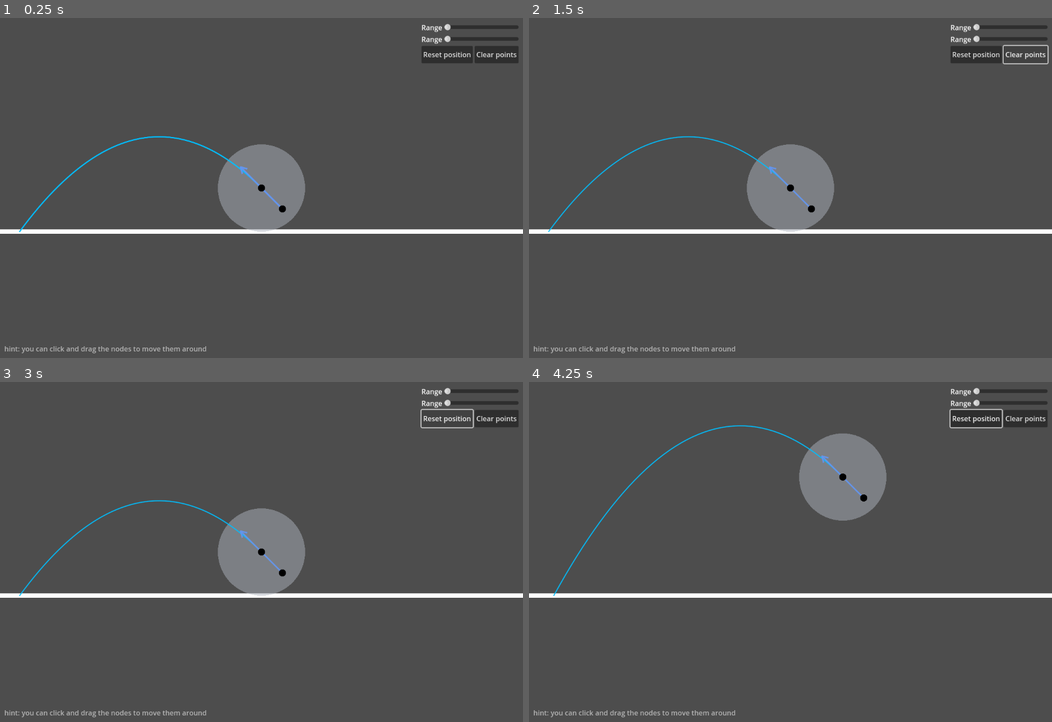
Above: before the commit, frames 1-4 (two rows, left to right).
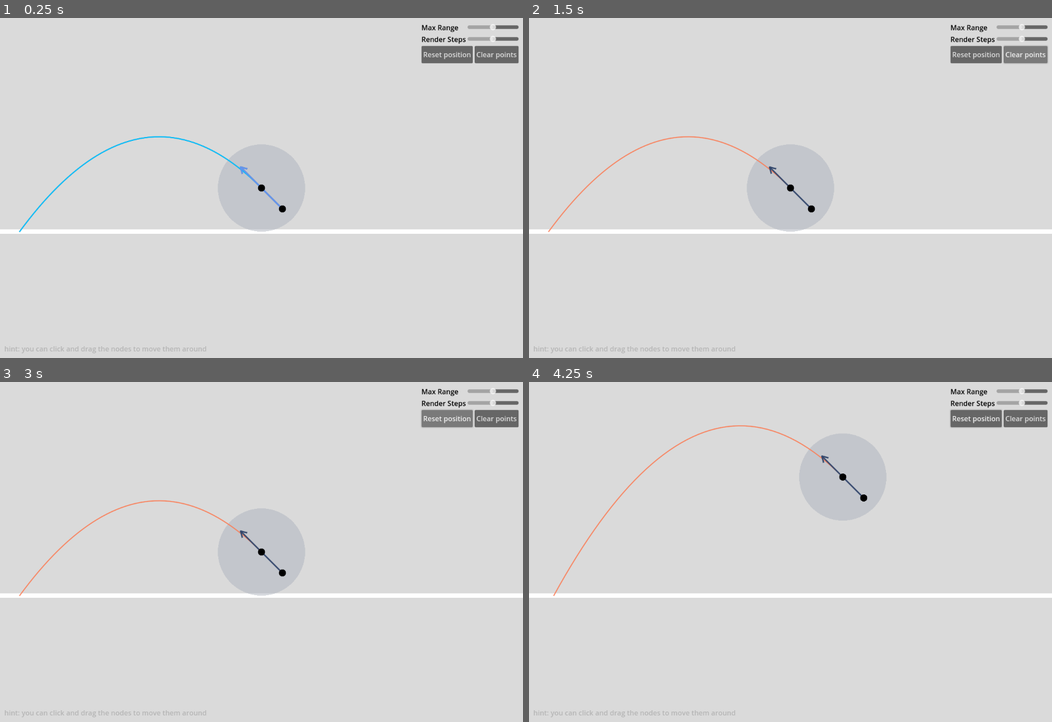
Above: after the commit, the same moments.

Repository: sihlecodes/projectile-motion-simulation
Game: Godot game, scene res://Main.tscn
Two runs of this game, one before a commit and one after it. Both use one fixed random seed, a clock stepped at 60 frames per second and the inputs below.
Inputs (mouse positions are in pixels of both pictures, inside the frame that each line leads up to):
- Up to frame 1 (0.25 s): no input
- Up to frame 2 (1.5 s): click "Clear points" at 0.5 s; click "Clear points" at 1.25 s
- Up to frame 3 (3 s): click "Clear points" at 2 s; click "Reset position" at 2.75 s
- Up to frame 4 (4.25 s): drag from (790, 552) to (842, 477) at 3.52 s

The runs differ from the first frame. In frame 1, 98% of the frame differs, in the area x 0-100%, y 0-100%; in frame 2, 99%; in frame 3, 99%; in frame 4, 99%.

Commit message:
Changed the theming of the project

Diff:
--- a/Main.tscn
+++ b/Main.tscn
@@ -21,18 +21,14 @@
 
 [node name="PathPoint" parent="PathRenderer" instance=ExtResource("3_5e8d8")]
 position = Vector2(48, 48)
-connector_color = Color(0.392157, 0.584314, 0.929412, 1)
-path_color = Color(0, 0.74902, 1, 1)
+connector_color = Color(0.2, 0.278431, 0.423529, 1)
+path_color = Color(0.980392, 0.498039, 0.34902, 1)
 
 [node name="PathPoint2" parent="PathRenderer" instance=ExtResource("3_5e8d8")]
 position = Vector2(48, 48)
-connector_color = Color(0.392157, 0.584314, 0.929412, 1)
-path_color = Color(0, 0.74902, 1, 1)
 
 [node name="PathPoint3" parent="PathRenderer" instance=ExtResource("3_5e8d8")]
 position = Vector2(48, 48)
-connector_color = Color(0.392157, 0.584314, 0.929412, 1)
-path_color = Color(0, 0.74902, 1, 1)
 
 [node name="camera" type="Camera2D" parent="."]
 current = true
@@ -65,33 +61,31 @@
 metadata/_edit_use_anchors_ = true
 metadata/_edit_group_ = true
 
-[node name="HBoxContainer2" type="HBoxContainer" parent="ui/container/buttons"]
+[node name="GridContainer" type="GridContainer" parent="ui/container/buttons"]
 layout_mode = 2
-mouse_filter = 0
+columns = 2
 
-[node name="Label" type="Label" parent="ui/container/buttons/HBoxContainer2"]
+[node name="Label" type="Label" parent="ui/container/buttons/GridContainer"]
 layout_mode = 2
-text = "Range"
-horizontal_alignment = 1
+theme_override_colors/font_color = Color(0, 0, 0, 1)
+text = "Max Range"
 
-[node name="HSlider" type="HSlider" parent="ui/container/buttons/HBoxContainer2"]
+[node name="HSlider" type="HSlider" parent="ui/container/buttons/GridContainer"]
 layout_mode = 2
 size_flags_horizontal = 3
 size_flags_vertical = 1
+value = 50.0
 
-[node name="HBoxContainer3" type="HBoxContainer" parent="ui/container/buttons"]
+[node name="Label2" type="Label" parent="ui/container/buttons/GridContainer"]
 layout_mode = 2
-mouse_filter = 0
+theme_override_colors/font_color = Color(0, 0, 0, 1)
+text = "Render Steps"
 
-[node name="Label" type="Label" parent="ui/container/buttons/HBoxContainer3"]
-layout_mode = 2
-text = "Range"
-horizontal_alignment = 1
-
-[node name="HSlider" type="HSlider" parent="ui/container/buttons/HBoxContainer3"]
+[node name="HSlider2" type="HSlider" parent="ui/container/buttons/GridContainer"]
 layout_mode = 2
 size_flags_horizontal = 3
 size_flags_vertical = 1
+value = 50.0
 
 [node name="HBoxContainer" type="HBoxContainer" parent="ui/container/buttons"]
 layout_mode = 2
--- a/project.godot
+++ b/project.godot
@@ -41,6 +41,7 @@
 config/name="Projectile Motion Simulation"
 run/main_scene="res://Main.tscn"
 config/features=PackedStringArray("4.0", "GL Compatibility")
+boot_splash/bg_color=Color(0.141176, 0.141176, 0.141176, 1)
 config/icon="res://icon.svg"
 
 [autoload]
@@ -73,5 +74,6 @@
 [rendering]
 
 renderer/rendering_method="gl_compatibility"
+environment/defaults/default_clear_color=Color(0.854902, 0.854902, 0.854902, 1)
 anti_aliasing/quality/use_taa=true
 anti_aliasing/quality/use_debanding=true
Not shown: 2 places in source/PathPoint.tscn that only renumber resources
Not shown: 2 places in source/PathRenderer.tscn that only renumber resources
